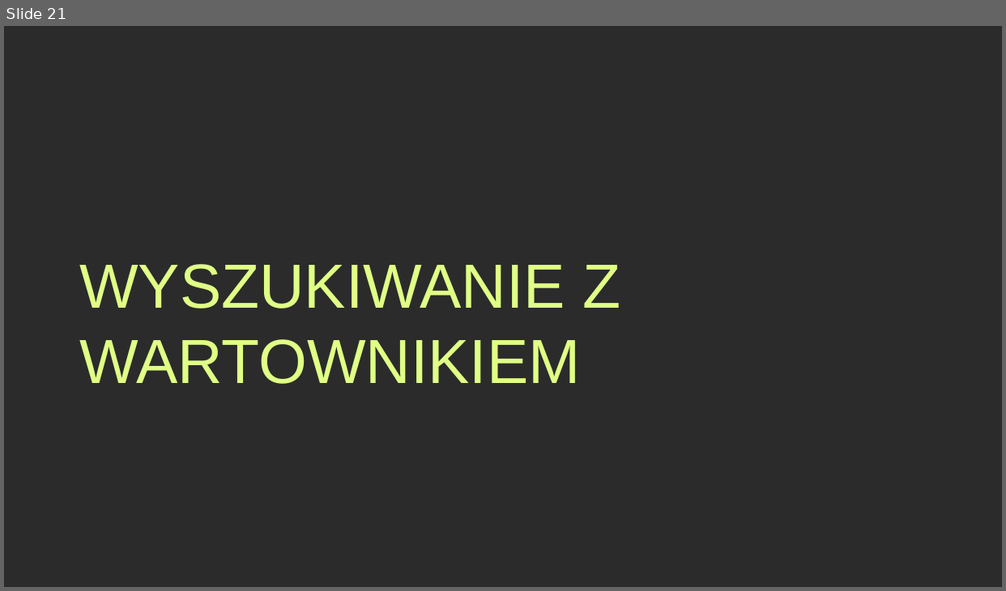
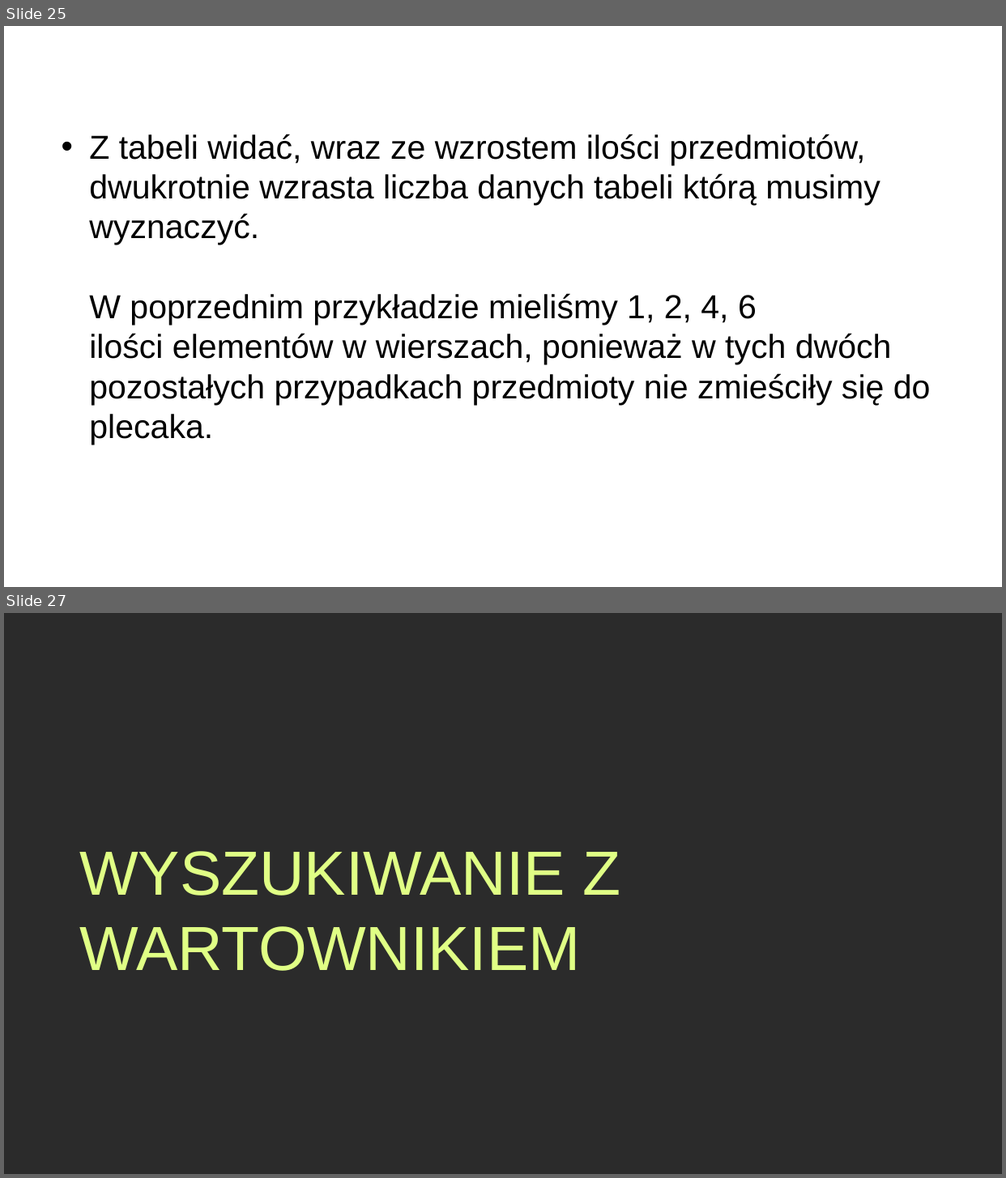
Before and after one commit to Wid-mo/prezentacja, a slide deck: Algorytm plecakowy.pptx. Shown one above the other, each under a label of ours: slide 21 before the commit, slides 25 and 27 after it; the slides between them are not shown. The pictures are 1006x591 and 1006x1178 pixels, drawn with LibreOffice and Linux fonts; fonts in the diff are those of the drawing; background and template pictures are left out; a plain dark background stands for a picture behind light text. Boxes give left, top, right and bottom in pixels: in the first picture for what was removed or moved away, otherwise in the second. Text is boxed around its words. In the diff, an @@ line names an element or a change of style, - is before the commit and + after.

```diff
--- a/Algorytm plecakowy.pptx
+++ b/Algorytm plecakowy.pptx
@@ slide 25 added at (4, 26, 1002, 587), background picture (left out) @@
@@ title added at (54, 41, 953, 90), 36 pt, text #FFFFFF @@
+Podsumowanie tabeli
@@ text added at (89, 134, 931, 445), 32 pt, text #000000 @@
+• Z tabeli widać, wraz ze wzrostem ilości przedmiotów,
+  dwukrotnie wzrasta liczba danych tabeli którą musimy wyznaczyć.
+  W poprzednim przykładzie mieliśmy 1, 2, 4, 6
+  ilości elementów w wierszach, ponieważ w tych dwóch pozostałych przypadkach przedmioty nie zmieściły się do plecaka.
@@ what was slide 21 is now slide 27 @@
```
Also in this commit, not shown: 1 slide changed, 5 other slides added.
